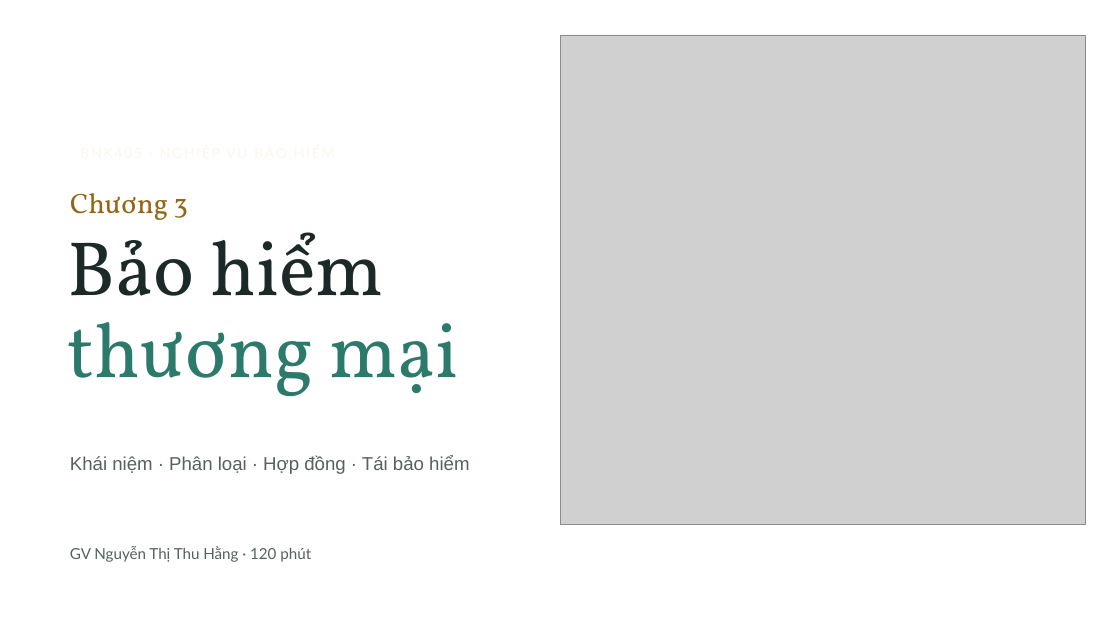
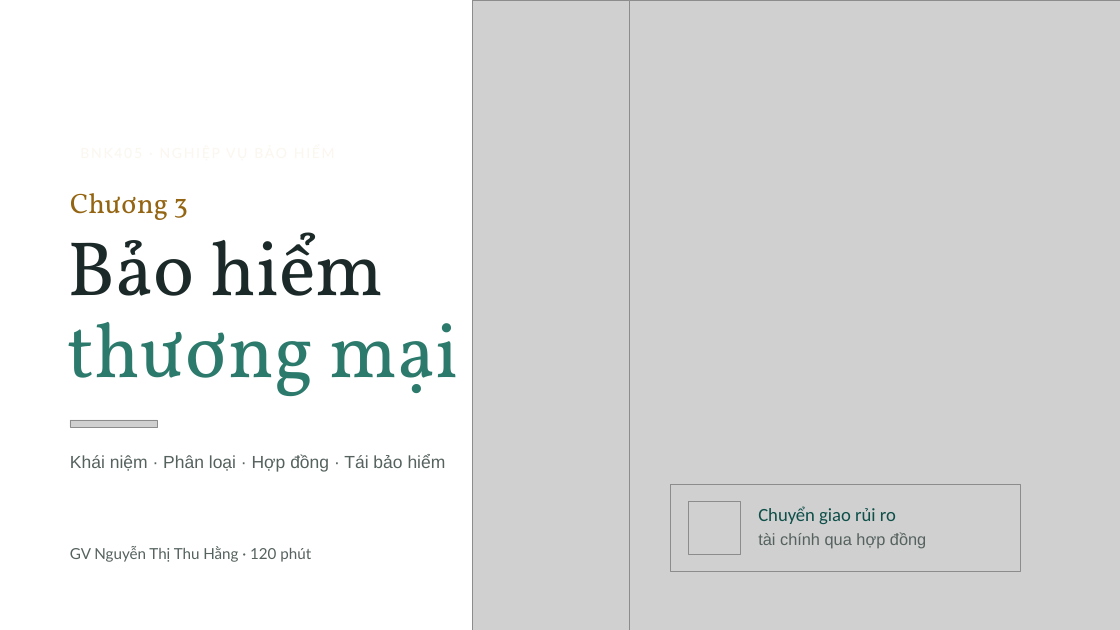
Before and after one commit to tranquanghaofake-dotcom/Law, a slide deck: slide 1 of docs/bai/ch3-bao-hiem-thuong-mai/mau-cong.pptx. Drawn at 1120x630 pixels with LibreOffice and Linux fonts; fonts in the diff are those of the drawing; grey boxes stand for pictures; background and template pictures are left out. Boxes give left, top, right and bottom in pixels: in the first picture for what was removed or moved away, otherwise in the second. Text is boxed around its words. In the diff, an @@ line names an element or a change of style, - is before the commit and + after.

```diff
--- a/docs/bai/ch3-bao-hiem-thuong-mai/mau-cong.pptx
+++ b/docs/bai/ch3-bao-hiem-thuong-mai/mau-cong.pptx
@@ picture added at [472,0,629,630] @@
@@ picture: place and size @@
-picture at [560,35,1086,525]
+picture at [502,0,1120,630]
@@ text "Khái niệm · Phân loại ..." at [70,454,446,472]: size 16 to 15 pt; line spacing 23.2pt to 21.8pt @@
@@ picture added at [70,420,157,427] @@
@@ picture added at [671,484,1022,571] @@
@@ picture added at [688,502,740,554] @@
@@ text added at [758,506,896,524], 16 pt, text #0E4F49 @@
+Chuyển giao rủi ro
@@ text added at [758,532,926,549], 14 pt, text #55625F @@
+tài chính qua hợp đồng
```
Also in this commit, not shown: 7 other slides changed, 58 other files.
